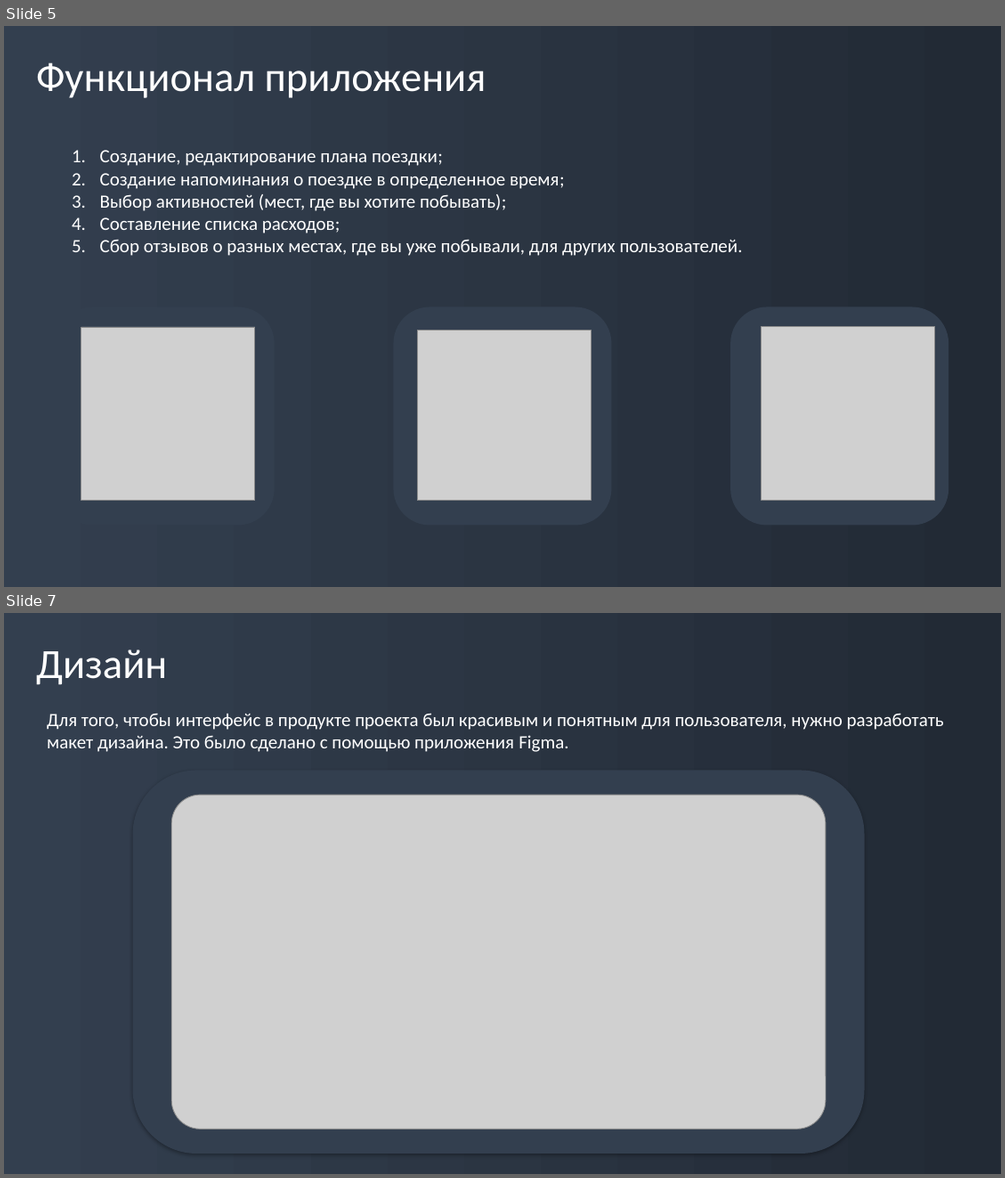
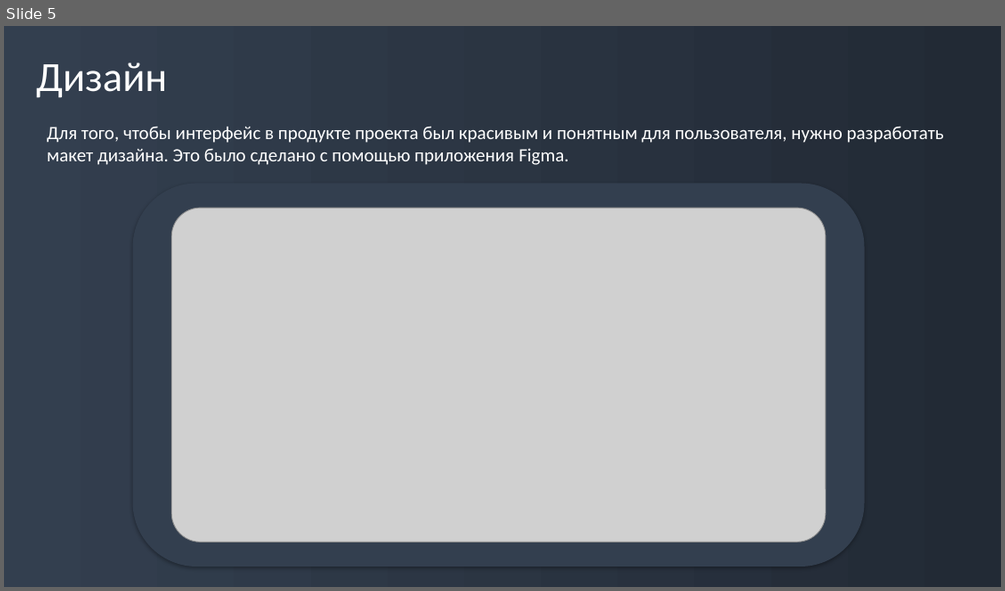
Before and after one commit to Vadimych1/Travel-Manager, a slide deck: Info/School Project/Presentation.pptx. Shown one above the other, each under a label of ours: slides 5 and 7 before the commit, slide 5 after it; the slides between them are not shown. The pictures are 1005x1178 and 1005x591 pixels, drawn with LibreOffice and Linux fonts; fonts in the diff are those of the drawing; grey boxes stand for pictures; background and template pictures are left out. Boxes give left, top, right and bottom in pixels: in the first picture for what was removed or moved away, otherwise in the second. Text is boxed around its words. In the diff, an @@ line names an element or a change of style, - is before the commit and + after.

```diff
--- a/Info/School Project/Presentation.pptx
+++ b/Info/School Project/Presentation.pptx
@@ slide 5 removed at (4, 26, 1001, 587), background gradient #333F50 to #222A35 @@
@@ text removed at (36, 62, 486, 98) @@
-Функционал приложения
@@ text removed at (100, 150, 743, 256) @@
-1. Создание, редактирование плана поездки;
-2. Создание напоминания о поездке в определенное время;
-3. Выбор активностей (мест, где вы хотите побывать);
-4. Составление списка расходов;
-5. Сбор отзывов о разных местах, где вы уже побывали, для других пользователей.
@@ rounded rectangle removed at (57, 307, 275, 525) @@
@@ rounded rectangle removed at (394, 307, 612, 525) @@
@@ rounded rectangle removed at (731, 307, 949, 525) @@
@@ picture removed at (81, 327, 254, 500) @@
@@ picture removed at (418, 329, 591, 500) @@
@@ picture removed at (761, 327, 935, 500) @@
@@ what was slide 7 is now slide 5 @@
```
Also in this commit, not shown: 5 slides changed, 5 slides added, 2 other slides removed, 18 other files.
